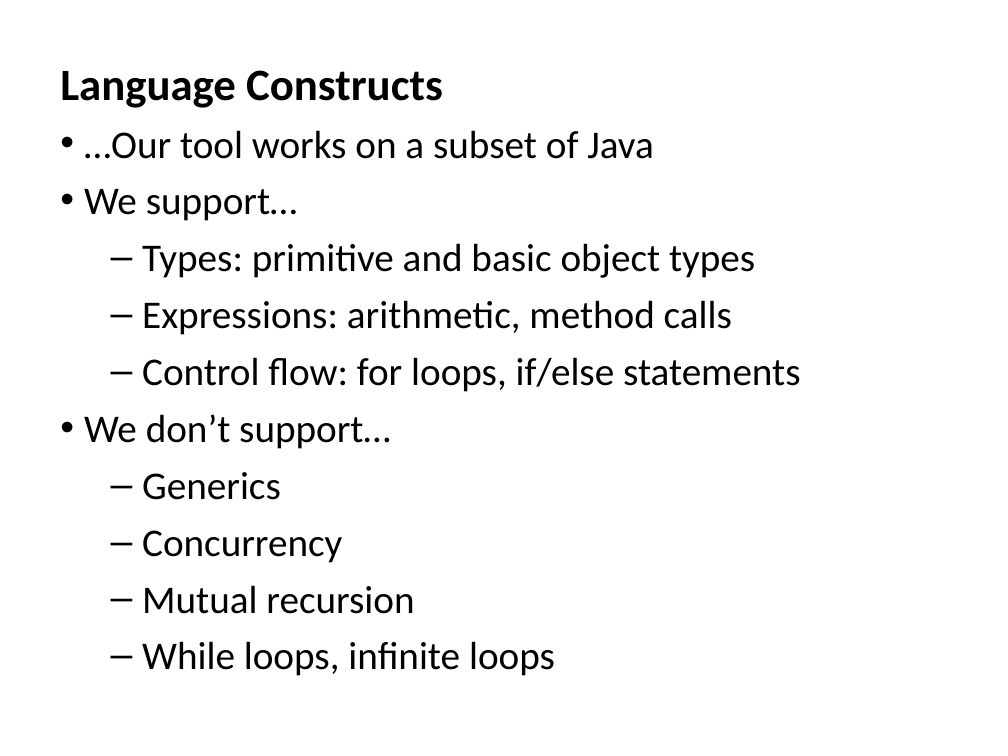
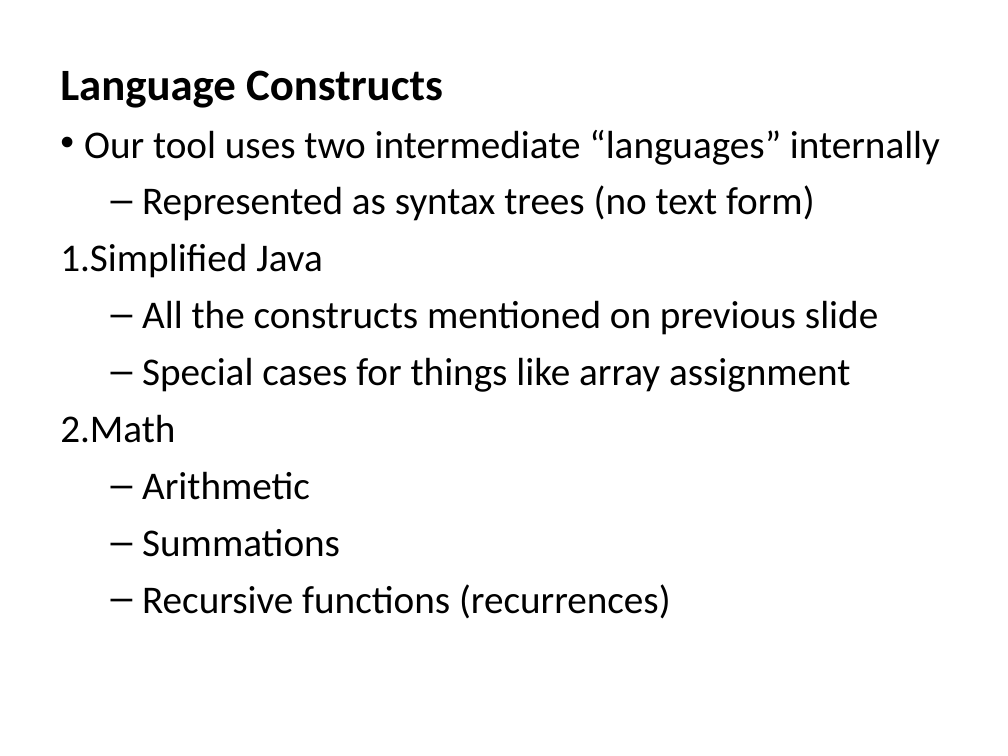
Before and after one commit to Michael0x2a/asymptotic-analysis-tool, a slide deck: slide 3 of poster.ppt. Drawn at 1008x756 pixels with LibreOffice and Linux fonts; fonts in the diff are those of the drawing. Boxes give left, top, right and bottom in pixels: in the first picture for what was removed or moved away, otherwise in the second. Text is boxed around its words. In the diff, an @@ line names an element or a change of style, - is before the commit and + after.

```diff
--- a/poster.ppt
+++ b/poster.ppt
@@ text at [60,130,940,619]: text changed @@
-• …Our tool works on a subset of Java
-• We support…
-  – Types: primitive and basic object types
-  – Expressions: arithmetic, method calls
-  – Control flow: for loops, if/else statements
-• We don’t support…
-  – Generics
-  – Concurrency
-  – Mutual recursion
-  – While loops, infinite loops
+• Our tool uses two intermediate “languages” internally
+  – Represented as syntax trees (no text form)
+1. Simplified Java
+  – All the constructs mentioned on previous slide
+  – Special cases for things like array assignment
+2. Math
+  – Arithmetic
+  – Summations
+  – Recursive functions (recurrences)
```
Also in this commit, not shown: 1 slide added, 1 slide removed.
